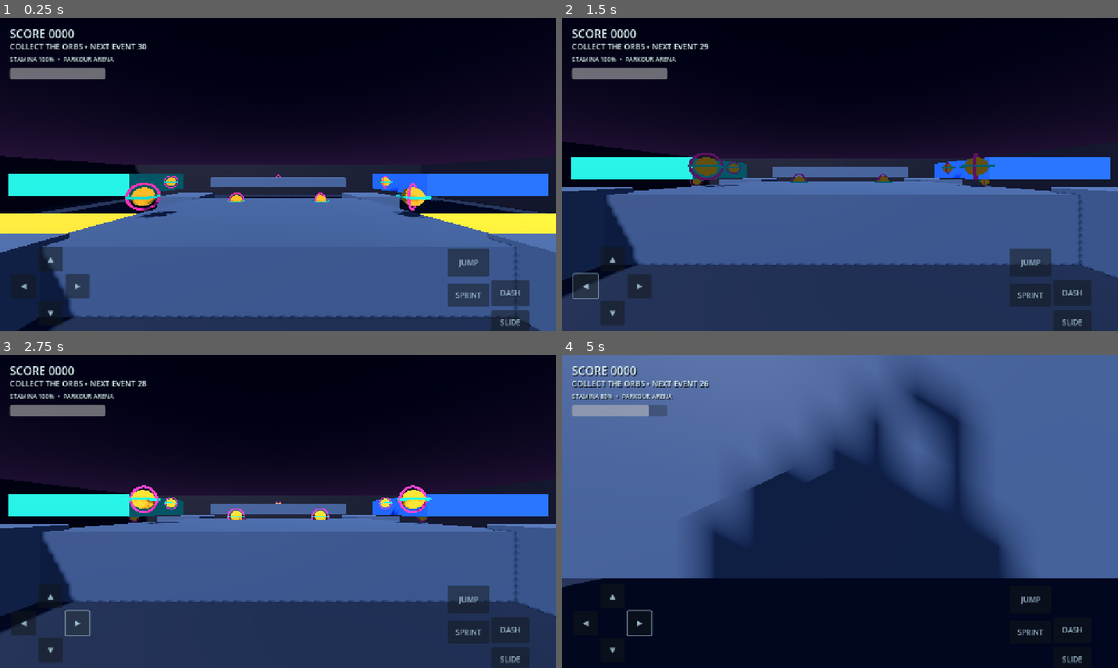
Above: before the commit, frames 1-4 (two rows, left to right).
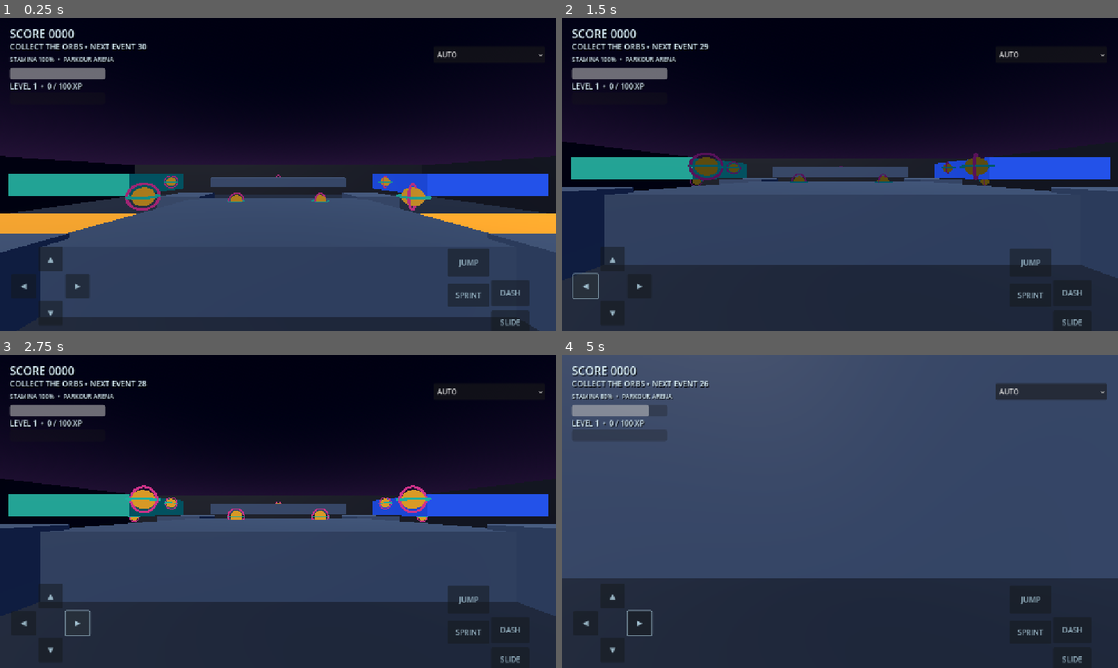
Above: after the commit, the same moments.

Repository: cemilocaq-star/Game
Game: Godot game, scene res://main.tscn
Same seed, same stepped clock (60 frames per second), same inputs: the game is played once before the commit and once after it.
Inputs (mouse positions are in pixels of both pictures, inside the frame that each line leads up to):
- Up to frame 1 (0.25 s): no input
- Up to frame 2 (1.5 s): click (1051, 55) at 0.5 s, where only the run after the commit has a clickable "AUTO"; click "◀" at 1.25 s
- Up to frame 3 (2.75 s): click "▶" at 2 s
- Up to frame 4 (5 s): tap Enter at 2.75 s; move the mouse to (867, 511) at 2.77 s; hold W (move_forward) from 2.78 s (still down); tap Q (dash) at 2.85, 3.6, 4.55 s; tap Space (jump) at 3.02, 3.77 s; move the mouse to (812, 511) at 3.52 s; move the mouse to (851, 505) at 4.27 s; tap Ctrl (slide) at 4.35 s

The runs differ from the first frame. In frame 1, 43% of the frame differs, in the area x 0-100%, y 10-100%; in frame 2, 45%; in frame 3, 46%; in frame 4, 89%, in the area x 0-100%, y 0-100%.

Commit message:
Wire progression rewards, meme events and graphics quality controls

Diff:
--- a/scripts/main.gd
+++ b/scripts/main.gd
@@ -18,17 +18,32 @@
 var rng := RandomNumberGenerator.new()
 var hud_layer: CanvasLayer
 var _round_finished := false
+var progression: ProgressionManager
+var graphics: GraphicsManager
+var level_label: Label
+var xp_bar: ProgressBar
+var graphics_option: OptionButton
+var arena_meshes: Array[MeshInstance3D] = []
+var arena_colors: Array[Color] = []
 
 const EVENT_NAMES := {
 	"DUCK_PARADE": "DUCK PARADE!",
 	"PINK_SKY": "PINK SKY!",
 	"GOLDEN_ORB_RUSH": "GOLDEN ORB RUSH — 2X POINTS!",
 	"CONFETTI_STORM": "CONFETTI STORM!",
-	"LOW_GRAVITY": "LOW GRAVITY!"
+	"LOW_GRAVITY": "LOW GRAVITY!",
+	"BONK_MODE": "BONK MODE — SPEED BOOST!",
+	"NPC_MODE": "NPC MODE — SIDE QUEST ENERGY",
+	"DUCK_EXE": "DUCK.EXE HAS STOPPED RESPONDING"
 }
 
 func _ready() -> void:
 	rng.randomize()
+	progression = ProgressionManager.new()
+	add_child(progression)
+	progression.level_up.connect(_on_level_up)
+	graphics = GraphicsManager.new()
+	graphics.load_settings()
 	_setup_input()
 	_build_environment()
 	_build_arena()
@@ -97,6 +112,7 @@
 	sun.light_energy = 1.2
 	sun.shadow_enabled = true
 	add_child(sun)
+	graphics.configure(env, sun)
 
 func _build_arena() -> void:
 	_make_box("ArenaFloor", Vector3(36, 0.8, 30), Vector3(0, -0.4, 0), Color(0.07, 0.12, 0.19))
@@ -129,10 +145,9 @@
 	var mesh := BoxMesh.new()
 	mesh.size = size
 	mesh_node.mesh = mesh
-	var material := StandardMaterial3D.new()
-	material.albedo_color = color
-	material.roughness = 0.75
-	mesh_node.material_override = material
+	arena_meshes.append(mesh_node)
+	arena_colors.append(color)
+	mesh_node.material_override = graphics.make_material(color)
 	body.add_child(mesh_node)
 	add_child(body)
 
@@ -185,6 +200,9 @@
 		return
 	var points := 20 if active_event == "GOLDEN_ORB_RUSH" else 10
 	player.add_score(points)
+	progression.add_xp(25 if active_event == "GOLDEN_ORB_RUSH" else 15)
+	if index == 11 and progression.discover_secret():
+		_show_meme_toast("SECRET FOUND: 404 SKILL NOT FOUND  •  +100 XP")
 	orb.set_deferred("monitoring", false)
 	orb.visible = false
 	await get_tree().create_timer(8.0).timeout
@@ -194,15 +212,19 @@
 		_spawn_orb(index)
 
 func _start_random_event() -> void:
-	var choices: Array[String] = ["DUCK_PARADE", "PINK_SKY", "GOLDEN_ORB_RUSH", "CONFETTI_STORM", "LOW_GRAVITY"]
+	var choices: Array[String] = ["DUCK_PARADE", "PINK_SKY", "GOLDEN_ORB_RUSH", "CONFETTI_STORM", "LOW_GRAVITY", "BONK_MODE", "NPC_MODE", "DUCK_EXE"]
 	active_event = choices[rng.randi_range(0, choices.size() - 1)]
 	event_left = EVENT_DURATION
 	event_clock = EVENT_INTERVAL
 	player.apply_event(active_event)
 	if active_event == "PINK_SKY":
 		RenderingServer.set_default_clear_color(Color(0.20, 0.045, 0.18))
-	if active_event == "DUCK_PARADE":
+	if active_event == "DUCK_PARADE" or active_event == "DUCK_EXE":
 		_spawn_duck_mascot()
+	if active_event == "BONK_MODE":
+		_show_meme_toast("BONK! THE LAWS OF PHYSICS TOOK A BREAK.")
+	if active_event == "NPC_MODE":
+		_show_meme_toast("SIDE QUEST: COLLECT THE SHINY THINGS.")
 
 func _spawn_duck_mascot() -> void:
 	var packed: PackedScene = load("res://assets/DuckBeacon_Mascot.glb")
@@ -248,6 +270,29 @@
 	stamina_bar.max_value = 100
 	stamina_bar.show_percentage = false
 	root.add_child(stamina_bar)
+	level_label = _make_label(root, "LEVEL 1  •  0 / 100 XP", Vector2(22, 144), 17)
+	xp_bar = ProgressBar.new()
+	xp_bar.position = Vector2(22, 171)
+	xp_bar.size = Vector2(220, 13)
+	xp_bar.max_value = 100
+	xp_bar.show_percentage = false
+	root.add_child(xp_bar)
+
+	graphics_option = OptionButton.new()
+	graphics_option.anchor_left = 0.78
+	graphics_option.anchor_right = 0.98
+	graphics_option.anchor_top = 0.09
+	graphics_option.anchor_bottom = 0.09
+	graphics_option.offset_left = 0
+	graphics_option.offset_right = 0
+	graphics_option.offset_top = 0
+	graphics_option.offset_bottom = 38
+	for quality_name in ["AUTO", "LOW", "MEDIUM", "HIGH", "ULTRA"]:
+		graphics_option.add_item(quality_name)
+	graphics_option.select(["AUTO", "LOW", "MEDIUM", "HIGH", "ULTRA"].find(graphics.quality_setting))
+	graphics_option.item_selected.connect(_on_graphics_selected)
+	root.add_child(graphics_option)
+
 	var round_label := _make_label(root, "", Vector2(0, 16), 20)
 	round_label.anchor_left = 0.78
 	round_label.anchor_right = 0.98
@@ -305,6 +350,7 @@
 		return
 	_round_finished = true
 	if is_instance_valid(player):
+		progression.record_score(player.score)
 		player.set_physics_process(false)
 		player.set_process_unhandled_input(false)
 
@@ -365,6 +411,41 @@
 	restart.pressed.connect(func(): get_tree().reload_current_scene())
 	column.add_child(restart)
 
+
+func _on_level_up(new_level: int, reward: String) -> void:
+	_show_meme_toast("LEVEL UP!  LEVEL %d  •  UNLOCKED: %s" % [new_level, reward])
+	_update_hud()
+
+func _show_meme_toast(message: String) -> void:
+	if not is_instance_valid(hud_layer):
+		return
+	var toast := Label.new()
+	toast.text = message
+	toast.horizontal_alignment = HORIZONTAL_ALIGNMENT_CENTER
+	toast.anchor_left = 0.12
+	toast.anchor_right = 0.88
+	toast.anchor_top = 0.34
+	toast.anchor_bottom = 0.34
+	toast.add_theme_font_size_override("font_size", 23)
+	toast.add_theme_color_override("font_color", Color(1.0, 0.82, 0.25))
+	toast.add_theme_color_override("font_shadow_color", Color(0, 0, 0, 0.95))
+	toast.add_theme_constant_override("shadow_offset_x", 2)
+	toast.add_theme_constant_override("shadow_offset_y", 2)
+	hud_layer.add_child(toast)
+	var tween := create_tween()
+	tween.tween_property(toast, "modulate:a", 1.0, 0.12)
+	tween.tween_interval(2.0)
+	tween.tween_property(toast, "modulate:a", 0.0, 0.55)
+	tween.tween_callback(toast.queue_free)
+
+func _on_graphics_selected(index: int) -> void:
+	var options := ["AUTO", "LOW", "MEDIUM", "HIGH", "ULTRA"]
+	graphics.set_quality(options[index])
+	for i in range(arena_meshes.size()):
+		if is_instance_valid(arena_meshes[i]):
+			arena_meshes[i].material_override = graphics.make_material(arena_colors[i])
+	_show_meme_toast("GRAPHICS: %s  →  %s" % [graphics.quality_setting, graphics.resolved_quality])
+
 func _on_collected(_points: int) -> void:
 	_update_hud()
 
@@ -372,6 +453,10 @@
 	if not is_instance_valid(player) or not is_instance_valid(score_label):
 		return
 	score_label.text = "SCORE %04d" % player.score
+	if is_instance_valid(progression) and is_instance_valid(level_label):
+		level_label.text = "LEVEL %d  •  %d / %d XP" % [progression.level, progression.xp, progression.xp_for_next_level()]
+		xp_bar.max_value = progression.xp_for_next_level()
+		xp_bar.value = progression.xp
 	stamina_bar.value = player.stamina
 	if active_event.is_empty():
 		event_label.text = "COLLECT THE ORBS • NEXT EVENT %02d" % ceili(event_clock)
--- a/scripts/player.gd
+++ b/scripts/player.gd
@@ -24,6 +24,7 @@
 var dash_left := 0.0
 var slide_left := 0.0
 var event_gravity_scale := 1.0
+var event_speed_scale := 1.0
 var score := 0
 var gyro_enabled := true
 var _dash_direction := Vector3.ZERO
@@ -109,8 +110,8 @@
 
 	if dash_left > 0.0:
 		_set_sliding(false)
-		velocity.x = _dash_direction.x * DASH_SPEED
-		velocity.z = _dash_direction.z * DASH_SPEED
+		velocity.x = _dash_direction.x * DASH_SPEED * event_speed_scale
+		velocity.z = _dash_direction.z * DASH_SPEED * event_speed_scale
 	else:
 		var target_speed := WALK_SPEED
 		if _is_sliding:
@@ -122,6 +123,7 @@
 		else:
 			stamina = minf(MAX_STAMINA, stamina + 20.0 * delta)
 
+		target_speed *= event_speed_scale
 		if direction.length() > 0.01:
 			var acceleration := 34.0 if _is_sliding else 28.0
 			velocity.x = move_toward(velocity.x, direction.x * target_speed, acceleration * delta)
@@ -179,6 +181,13 @@
 
 func apply_event(event_id: String) -> void:
 	event_gravity_scale = 0.55 if event_id == "LOW_GRAVITY" else 1.0
+	match event_id:
+		"BONK_MODE":
+			event_speed_scale = 1.3
+		"NPC_MODE":
+			event_speed_scale = 0.78
+		_:
+			event_speed_scale = 1.0
 
 func _unhandled_input(event: InputEvent) -> void:
 	if event is InputEventMouseMotion and Input.mouse_mode == Input.MOUSE_MODE_CAPTURED:
